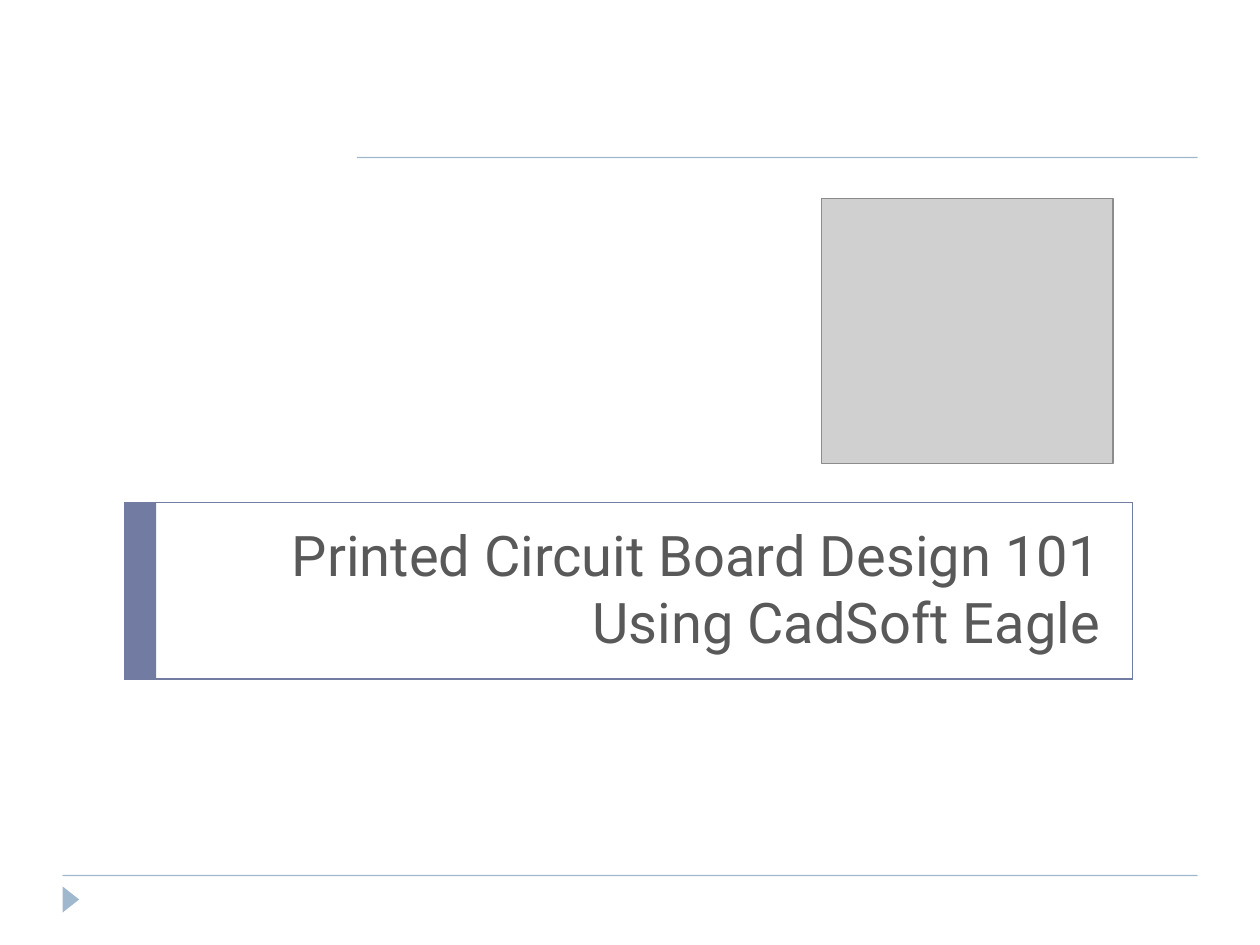
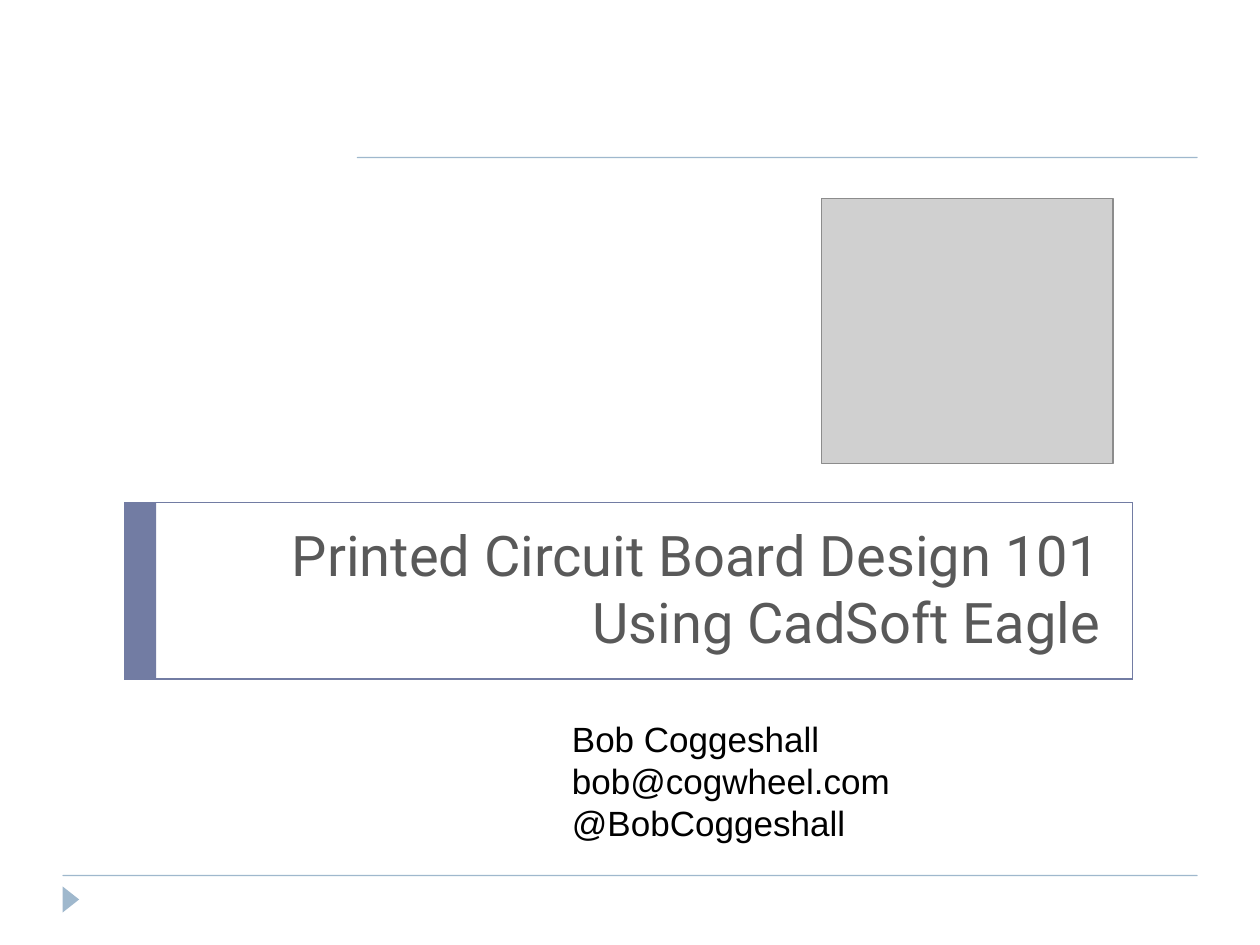
Before and after one commit to cogwheelcircuitworks/IntroToEagleCAD, a slide deck: slide 1 of ClassFiles/PCBDesignEagleCad101.ppt. Drawn at 1260x945 pixels with LibreOffice and Linux fonts; fonts in the diff are those of the drawing; grey boxes stand for pictures; background and template pictures are left out. Boxes give left, top, right and bottom in pixels: in the first picture for what was removed or moved away, otherwise in the second. Text is boxed around its words. In the diff, an @@ line names an element or a change of style, - is before the commit and + after.

```diff
--- a/ClassFiles/PCBDesignEagleCad101.ppt
+++ b/ClassFiles/PCBDesignEagleCad101.ppt
@@ text added at (572, 726, 890, 843), 20 pt, text #000000 @@
+Bob Coggeshall
+bob@cogwheel.com
+@BobCoggeshall
```
Also in this commit, not shown: 9 other slides changed, 1 slide added.
